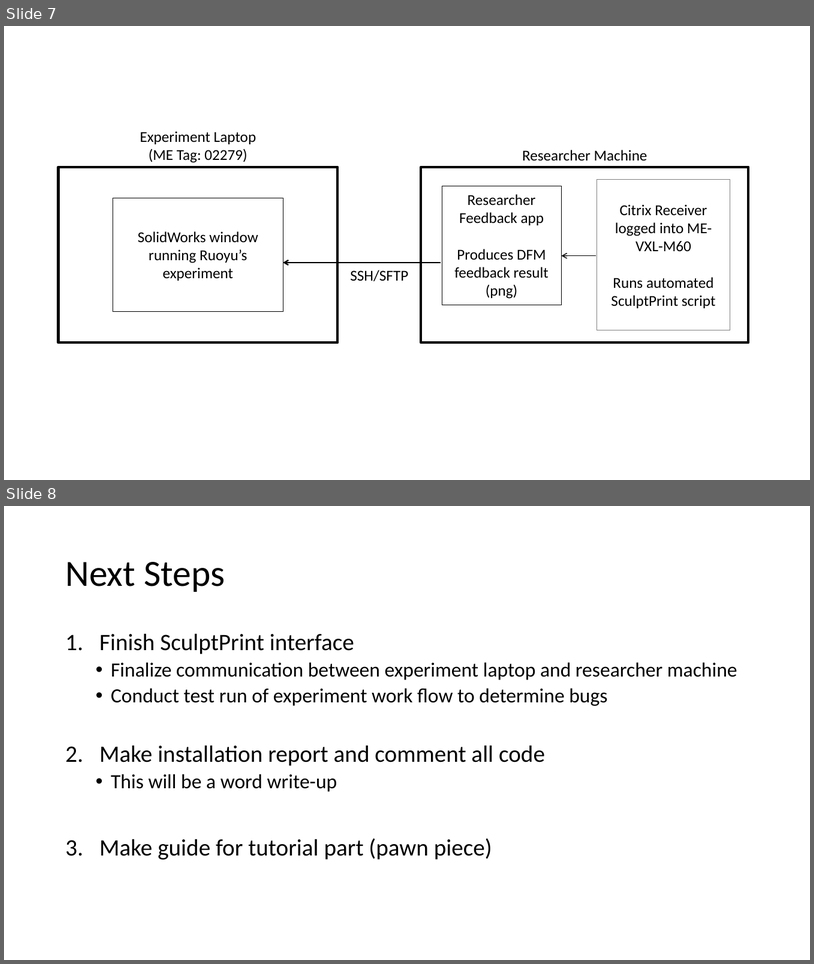
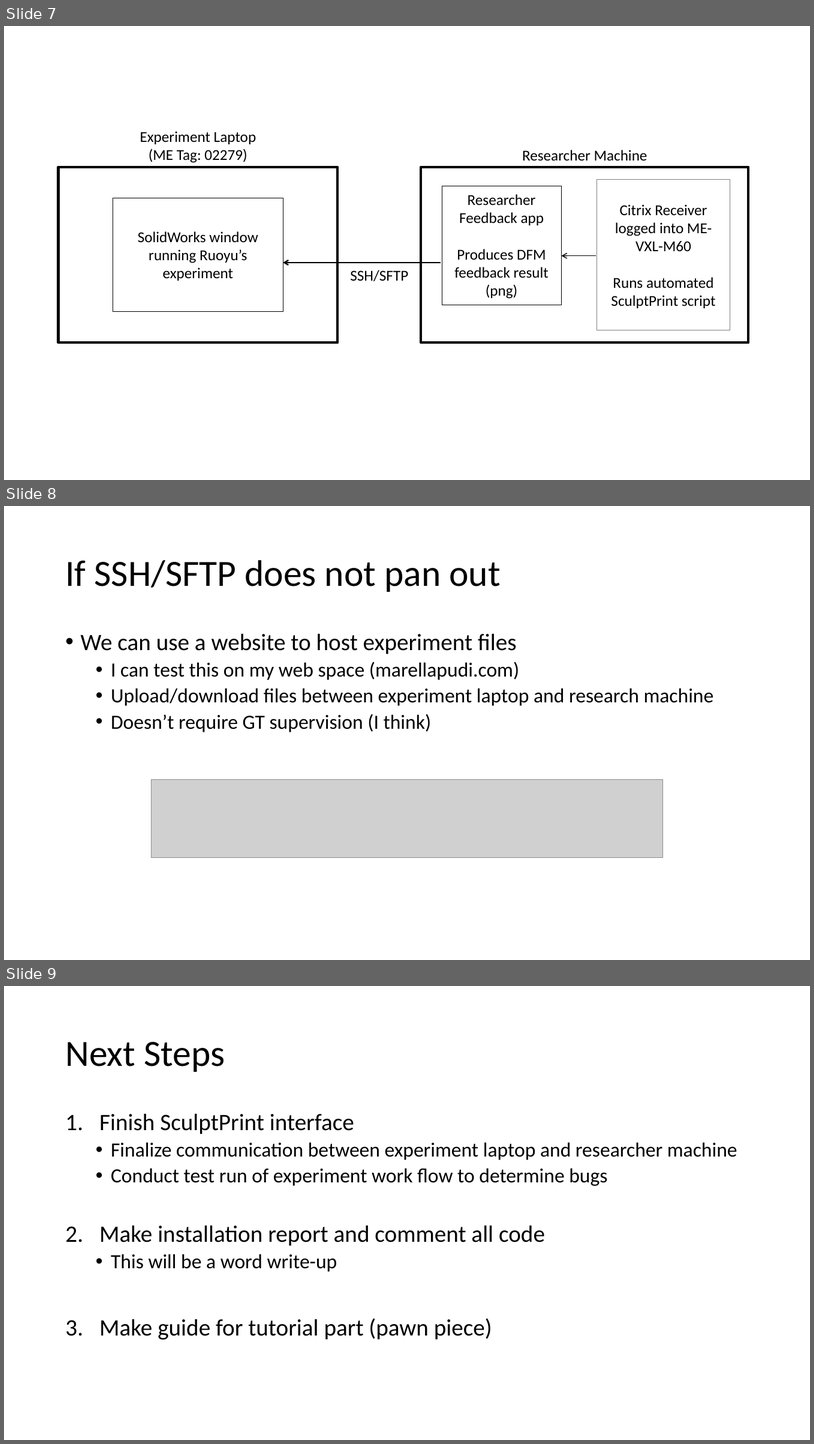
Before and after one commit to amarellapudi/Solidworks-DFM-PlugIn, a slide deck: Weekly Updates/Week8.pptx. Shown one above the other, each under a label of ours: slides 7 and 8 before the commit, slides 7, 8 and 9 after it. The pictures are 814x964 and 814x1444 pixels, drawn with LibreOffice and Linux fonts; fonts in the diff are those of the drawing; grey boxes stand for pictures. Boxes give left, top, right and bottom in pixels: in the first picture for what was removed or moved away, otherwise in the second. Text is boxed around its words. In the diff, an @@ line names an element or a change of style, - is before the commit and + after.

```diff
--- a/Weekly Updates/Week8.pptx
+++ b/Weekly Updates/Week8.pptx
@@ slide 8 added at <box>4,506,810,960</box>, background #FFFFFF @@
@@ title added at <box>65,560,500,592</box>, 44 pt, text #000000 @@
+If SSH/SFTP does not pan out
@@ text added at <box>81,633,714,732</box>, 24 pt, text #000000 @@
+• We can use a website to host experiment files
+  • I can test this on my web space (marellapudi.com)
+  • Upload/download files between experiment laptop and research machine
+  • Doesn’t require GT supervision (I think)
@@ picture added at <box>151,779,663,858</box> @@
@@ what was slide 8 is now slide 9 @@
```
Also in this commit, not shown: 2 other files.
